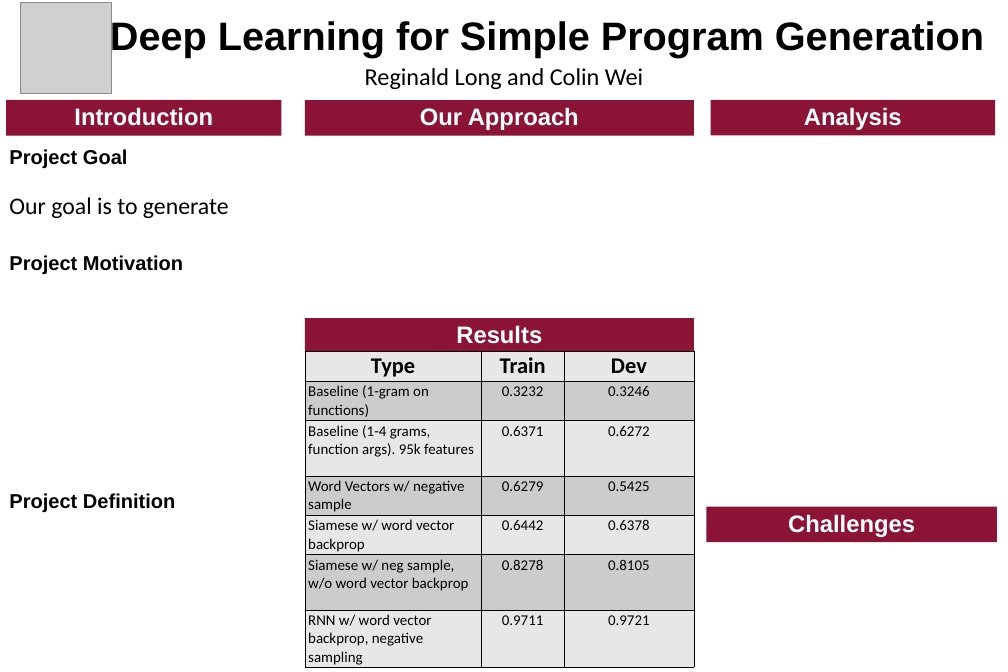
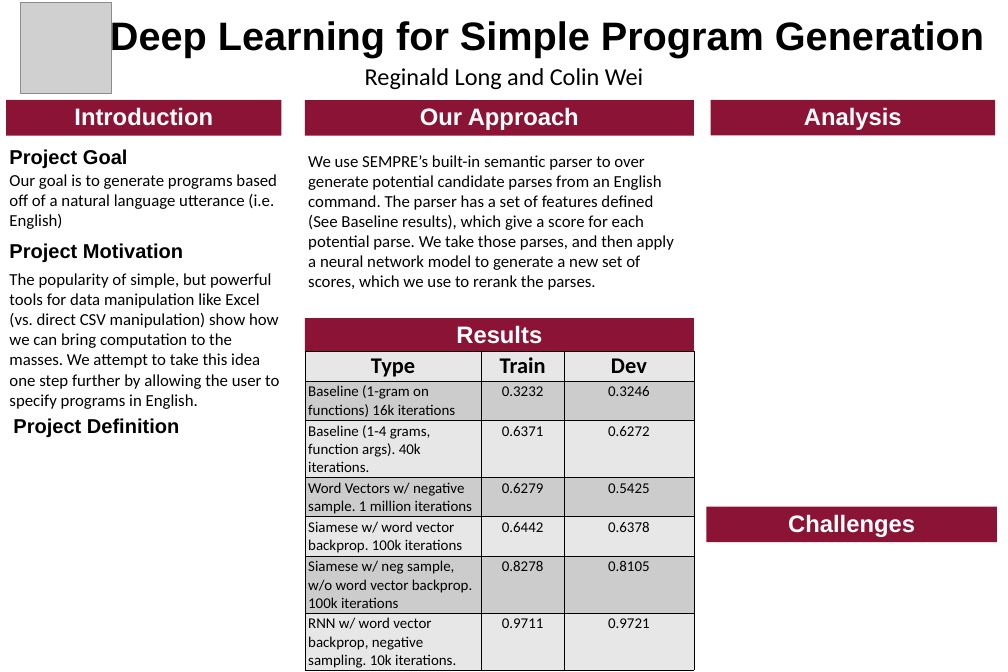
Before and after one commit to reggylong/program, a slide deck: slide 1 of poster.pptx. Drawn at 1008x672 pixels with LibreOffice and Linux fonts; fonts in the diff are those of the drawing; grey boxes stand for pictures. Boxes give left, top, right and bottom in pixels: in the first picture for what was removed or moved away, otherwise in the second. Text is boxed around its words. In the diff, an @@ line names an element or a change of style, - is before the commit and + after.

```diff
--- a/poster.pptx
+++ b/poster.pptx
@@ text at [9, 174, 277, 229]: text changed; size 51 to 36 pt @@
-Our goal is to generate
+Our goal is to generate programs based off of a natural language utterance (i.e. English)
@@ text added at [308, 155, 674, 290], 36 pt, text #000000 @@
+We use SEMPRE’s built-in semantic parser to over generate potential candidate parses from an English command. The parser has a set of features defined (See Baseline results), which give a score for each potential parse. We take those parses, and then apply a neural network model to generate a new set of scores, which we use to rerank the parses.
@@ text "Project Motivation": place and size @@
-text "Project Motivation" at [9, 255, 183, 274]
+text "Project Motivation" at [9, 243, 183, 262]
@@ text added at [9, 273, 279, 409], 36 pt, text #000000 @@
+The popularity of simple, but powerful tools for data manipulation like Excel (vs. direct CSV manipulation) show how we can bring computation to the masses. We attempt to take this idea one step further by allowing the user to specify programs in English.
@@ table at [305, 351, 694, 672] @@
-row 2, column 1: Baseline (1-gram on functions)
+row 2, column 1: Baseline (1-gram on functions) 16k iterations
-row 3, column 1: Baseline (1-4 grams, function args). 95k features
+row 3, column 1: Baseline (1-4 grams, function args). 40k iterations.
-row 4, column 1: Word Vectors w/ negative sample
+row 4, column 1: Word Vectors w/ negative sample. 1 million iterations
-row 5, column 1: Siamese w/ word vector backprop
+row 5, column 1: Siamese w/ word vector backprop. 100k iterations
-row 6, column 1: Siamese w/ neg sample, w/o word vector backprop
+row 6, column 1: Siamese w/ neg sample, w/o word vector backprop. 100k iterations
-row 7, column 1: RNN w/ word vector backprop, negative sampling
+row 7, column 1: RNN w/ word vector backprop, negative sampling. 10k iterations.
@@ text "Project Definition": place and size @@
-text "Project Definition" at [9, 493, 175, 512]
+text "Project Definition" at [13, 418, 179, 437]
```
Also in this commit, not shown: 1 slide added.
